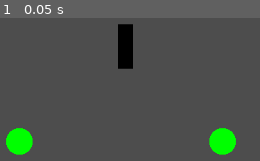
Above: before the commit, frame 1.
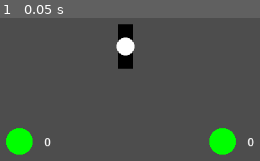
Above: after the commit, the same moment.

Repository: Wrygondryn/Megazord_BIGMODE2025
Game: Godot game, scene res://scenes/game.tscn
The game is run twice, just before and just after one commit, with the same random seed, the same clock (stepped at 60 frames per second) and the same inputs.
Inputs:
- Up to frame 1 (0.05 s): no input

The runs differ from the first frame. In frame 1, 1.0% of the frame differs, in the area x 16-98%, y 13-91%.

Commit message:
Charge Distribution
Jacks now have charge and distribute between sockets.

Diff:
--- a/scenes/game.tscn
+++ b/scenes/game.tscn
@@ -1,7 +1,8 @@
-[gd_scene load_steps=4 format=3 uid="uid://he3fi3w1rn4e"]
+[gd_scene load_steps=5 format=3 uid="uid://he3fi3w1rn4e"]
 
 [ext_resource type="Script" path="res://scripts/player_control.gd" id="1_bofyj"]
 [ext_resource type="PackedScene" uid="uid://dchbk5yutlhiu" path="res://scenes/socket.tscn" id="3_y3a8c"]
+[ext_resource type="PackedScene" uid="uid://cm5hedf25enbl" path="res://scenes/jack.tscn" id="4_ojb0u"]
 [ext_resource type="PackedScene" uid="uid://kwregxsookrk" path="res://scenes/jack_dispenser.tscn" id="4_whl4r"]
 
 [node name="Game" type="Node2D"]
@@ -23,4 +24,7 @@
 
 [node name="Jacks" type="Node2D" parent="JacksAndSockets"]
 
+[node name="BoosterJack" parent="JacksAndSockets/Jacks" instance=ExtResource("4_ojb0u")]
+charge = 4
+
 [node name="Camera2D" type="Camera2D" parent="."]
--- a/scenes/socket.tscn
+++ b/scenes/socket.tscn
@@ -10,3 +10,11 @@
 modulate = Color(0, 1, 0, 1)
 scale = Vector2(0.075, 0.075)
 texture = ExtResource("1_18u3d")
+
+[node name="ChargeDisplay_TEMP" type="Label" parent="."]
+offset_left = 30.0
+offset_top = -11.0
+offset_right = 52.0
+offset_bottom = 12.0
+text = "0"
+horizontal_alignment = 1
--- a/scripts/jack.gd
+++ b/scripts/jack.gd
@@ -1,4 +1,6 @@
 extends Node2D
+
+@export_range(0, 10, 1, "or_greater") var charge: int = 1
 
 @onready var line: Line2D = $Line2D
 @onready var sprite: Sprite2D = $Sprite2D
--- a/scripts/player_control.gd
+++ b/scripts/player_control.gd
@@ -8,12 +8,12 @@
 
 #NOTE: I think this should work since StringName is meant to be unique? Don't @ me
 class JackSocketConnection:
-	var jack_name: StringName
-	var socket_name: StringName
+	var jack_instance_id: int
+	var socket_instance_id: int
 
-	func _init(jack_name, socket_name: StringName):
-		self.jack_name = jack_name
-		self.socket_name = socket_name
+	func _init(jack_instance_id, socket_instance_id: int):
+		self.jack_instance_id = jack_instance_id
+		self.socket_instance_id = socket_instance_id
 
 #TODO: Consider changing to Dict[Jack, Socket]? Depends whether we need to get
 #the jack from the socket (i.e., we wanna go both ways)
@@ -52,40 +52,28 @@
 
 	if Input.is_action_just_released("left_click"):
 		if held_jack != null:
-			disconnect_jack(held_jack.name)
-
-			var should_connect_held_jack := false
-			var intersecting_socket := socket_intersecting_jack(held_jack)
-			print(intersecting_socket != null)
-			if intersecting_socket != null:
-				var prev_connection := connection_from_name(held_jack.name)
-				var was_connected_to_socket := prev_connection != null && prev_connection.socket_name == intersecting_socket.name
-				var socket_already_connected := name_is_connected(intersecting_socket.name)
-				should_connect_held_jack =  was_connected_to_socket || !socket_already_connected
-
-			if should_connect_held_jack:
-				var new_connection := JackSocketConnection.new(held_jack.name, intersecting_socket.name)
-				connections.append(new_connection)
-
+			release_held_jack()
 		held_jack = null
 
-func name_is_connected(jack_or_socket_name: StringName) -> bool:
+	display_charges()
+
+
+func is_connected_by_id(jack_or_socket_id: int) -> bool:
 	for connection in connections:
-		if jack_or_socket_name == connection.jack_name || jack_or_socket_name == connection.socket_name:
+		if jack_or_socket_id == connection.jack_instance_id || jack_or_socket_id == connection.socket_instance_id:
 			return true
 	return false
 
-func connection_from_name(jack_or_socket_name: StringName) -> JackSocketConnection:
+func connection_from_id(jack_or_socket_id: int) -> JackSocketConnection:
 	for connection in connections:
-		if jack_or_socket_name == connection.jack_name || jack_or_socket_name == connection.socket_name:
+		if jack_or_socket_id == connection.jack_instance_id || jack_or_socket_id == connection.socket_instance_id:
 			return connection
 	return null
 
-
 #NOTE: Returns whether jack was successfully disconnected
-func disconnect_jack(jack_name: StringName) -> bool:
+func disconnect_jack(jack_instance_id: int) -> bool:
 	for i in range(len(connections)):
-		if jack_name == connections[i].jack_name:
+		if jack_instance_id == connections[i].jack_instance_id:
 			assert(arr_swap_remove(connections, i))
 			return true
 	return false
@@ -94,12 +82,7 @@
 	var mouse_pos = get_local_mouse_position()
 
 	for socket in sockets.get_children():
-		var d = mouse_pos.distance_to(socket.global_position)
-		var sr = socket.radius()
-		var jr = jack.radius()
-
-		var intersecting_socket = d < sr + jr
-		if intersecting_socket:
+		if mouse_pos.distance_to(socket.global_position) < socket.radius() + jack.radius():
 			return socket
 
 	return null
@@ -123,9 +106,9 @@
 
 	var intersecting_socket := socket_intersecting_jack(held_jack)
 	if intersecting_socket != null:
-		var prev_connection := connection_from_name(held_jack.name)
-		var was_connected_to_socket := prev_connection != null && prev_connection.socket_name == intersecting_socket.name
-		var socket_already_connected := name_is_connected(intersecting_socket.name)
+		var prev_connection := connection_from_id(held_jack.get_instance_id())
+		var was_connected_to_socket := prev_connection != null && prev_connection.socket_instance_id == intersecting_socket.get_instance_id()
+		var socket_already_connected := is_connected_by_id(intersecting_socket.get_instance_id())
 		should_snap = was_connected_to_socket || !socket_already_connected
 
 	if should_snap:
@@ -149,3 +132,32 @@
 			new_jack.set_end_point(dispenser.global_position)
 			jacks.add_child(new_jack)
 			hold_jack(new_jack)
+
+func release_held_jack():
+	disconnect_jack(held_jack.get_instance_id())
+
+	#TODO: Refactor into function? There's another body of code that's pretty much the same
+	#but it still needs the intersecting socket as well
+	var should_connect_held_jack := false
+	var intersecting_socket := socket_intersecting_jack(held_jack)
+	if intersecting_socket != null:
+		var prev_connection := connection_from_id(held_jack.get_instance_id())
+		var was_connected_to_socket := prev_connection != null && prev_connection.socket_instance_id == intersecting_socket.get_instance_id()
+		var socket_already_connected := is_connected_by_id(intersecting_socket.get_instance_id())
+		should_connect_held_jack =  was_connected_to_socket || !socket_already_connected
+
+	if should_connect_held_jack:
+		var new_connection := JackSocketConnection.new(held_jack.get_instance_id(), intersecting_socket.get_instance_id())
+		connections.append(new_connection)
+
+#TODO: If performance tanks because of this, figure out a way for us not to have
+#to iterate through children each iteration of outer loop (i.e., make map from
+#connection to socket.jack O(1) or O(log(n)) or something)
+func display_charges():
+	for i in range(sockets.get_child_count()):
+		sockets.get_child(i).charge_display_temp.text = "0"
+
+	for connection in connections:
+		var charge = instance_from_id(connection.jack_instance_id).charge
+		var socket = instance_from_id(connection.socket_instance_id)
+		socket.charge_display_temp.text = str(charge)
--- a/scripts/socket.gd
+++ b/scripts/socket.gd
@@ -1,6 +1,7 @@
 extends Node2D
 
 @onready var sprite: Sprite2D = $Sprite2D
+@onready var charge_display_temp: Label = $ChargeDisplay_TEMP
 
 var connected_jack: Node2D = null
 
